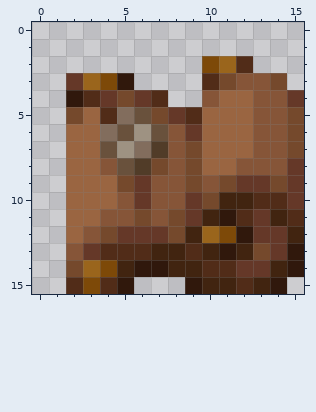
Edited in one commit: pixel-art sprite (icons/i_6_treasure_a.png). This is how it looked before the edit.
The file is 16x16 pixels.
And afterwards:
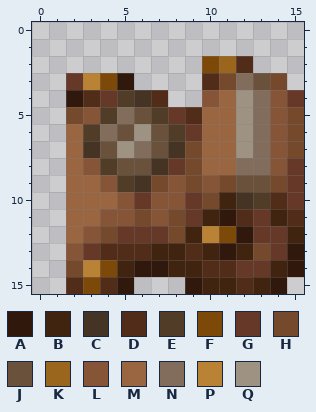
Palette (. is transparent): A #30180c  B #412410  C #453424  D #512c18  E #513c28  F #7d4908  G #653828  H #75492c  J #69513c  K #9a651c  L #865538  M #9a6541  N #826d5d  P #ba8234  Q #9e9282
Edits made:
The edit turns colour B into colour C in row 10 at x 12.
The edit turns colour G into colour C in row 4 at x 6; in row 9 at x 6.
The edit turns colour H into colour C in row 8 at x 7.
The edit turns colour L into colour C in row 7 at x 8.
The edit turns colour M into colour C in row 7 at x 3.
The edit turns colour D into colour E in row 5 at x 4; in row 10 at x 13.
The edit turns colour H into colour E in row 4 at x 5; in row 5 at x 7; in row 9 at x 5.
The edit turns colour L into colour E in row 6 at x 8; in row 8 at x 4.
The edit turns colour M into colour E in row 6 at x 3.
The edit turns colour L into colour G in row 8 at x 8.
The edit turns colour L into colour H in row 9 at x 7.
The edit turns colour E into colour J in row 7 at x 7; in row 8 at x 6.
The edit turns colour G into colour J in row 9 at x 12 to 13.
The edit turns colour L into colour J in row 3 at x 13.
The edit turns colour M into colour L in row 5 at x 3; in row 8 at x 3; in row 9 at x 4.
The edit turns colour L into colour N in row 3 at x 12; in rows 4 to 7 at x 13; in row 8 at x 12 to 13.
The edit turns colour K into colour P in row 3 at x 3; in row 12 at x 10; in row 14 at x 3.
The edit turns colour M into colour Q in rows 4 to 7 at x 12.
Changed places in both pictures, as pixel boxes (x1, y1, x2, y2):
changed: (83, 73, 270, 277)
